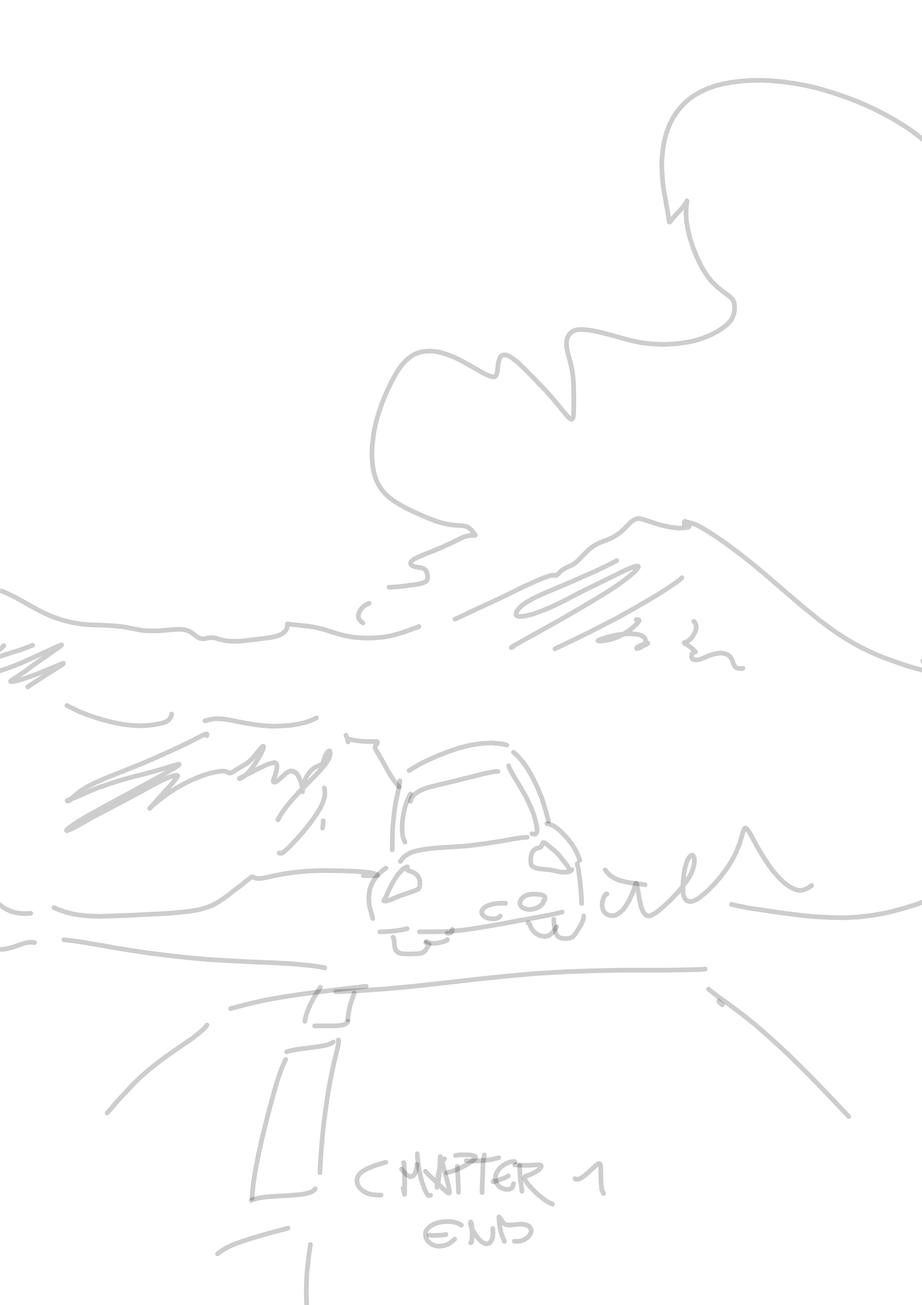
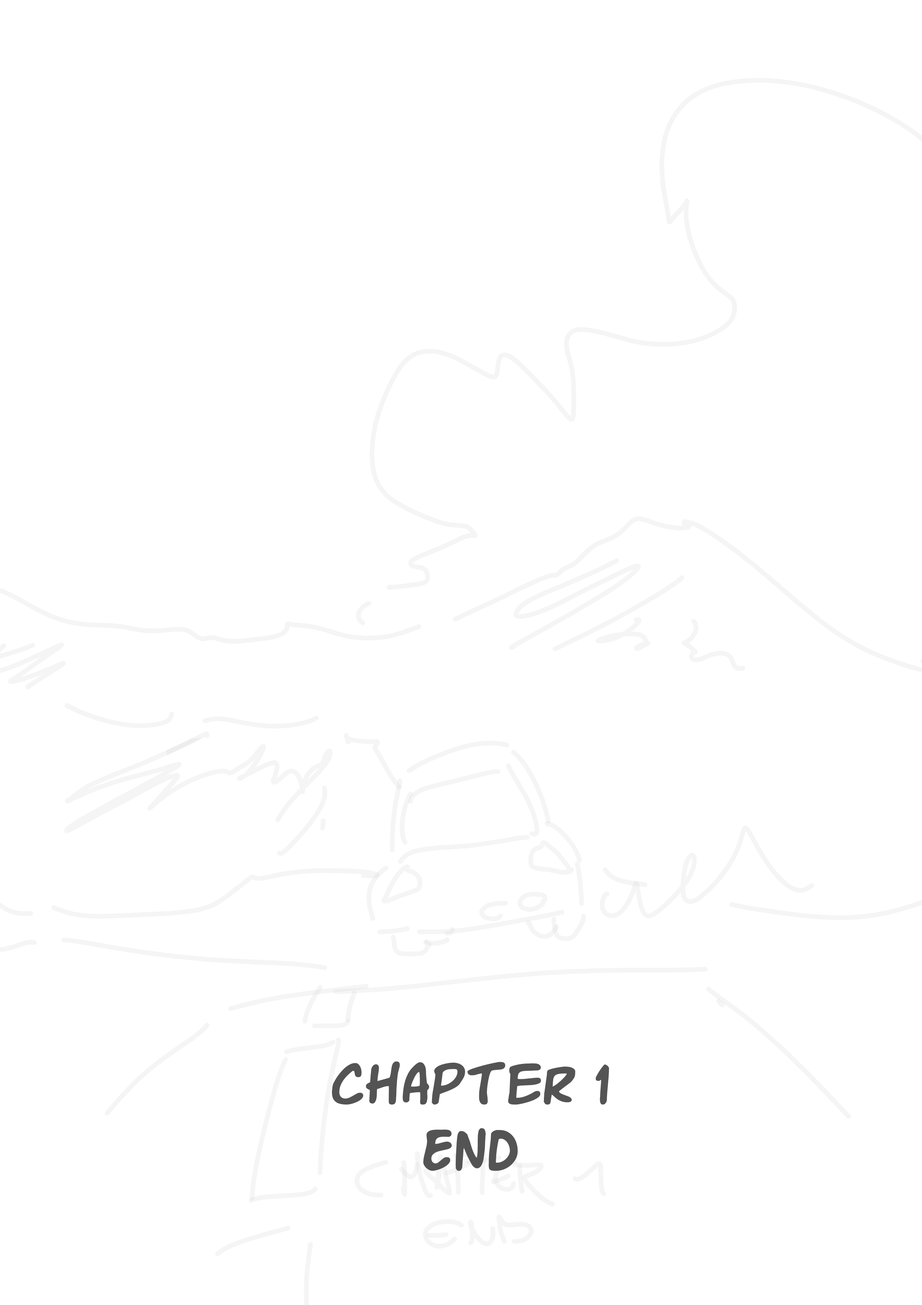
Comparing the layer stacks of the two 922×1305 images. Changes:
"Background": opacity 100% → 20%, painted on it over [left=0, top=77, right=922, bottom=1305]
